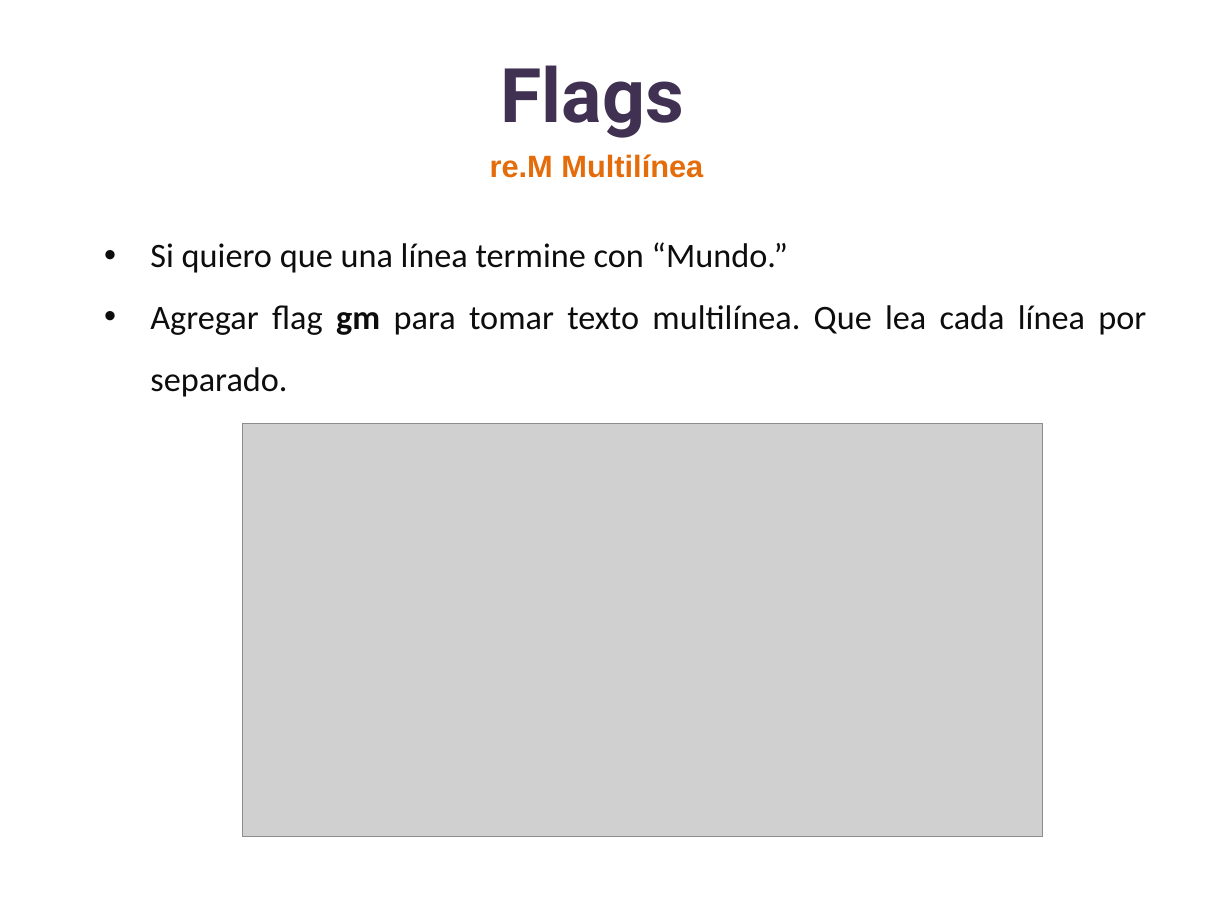
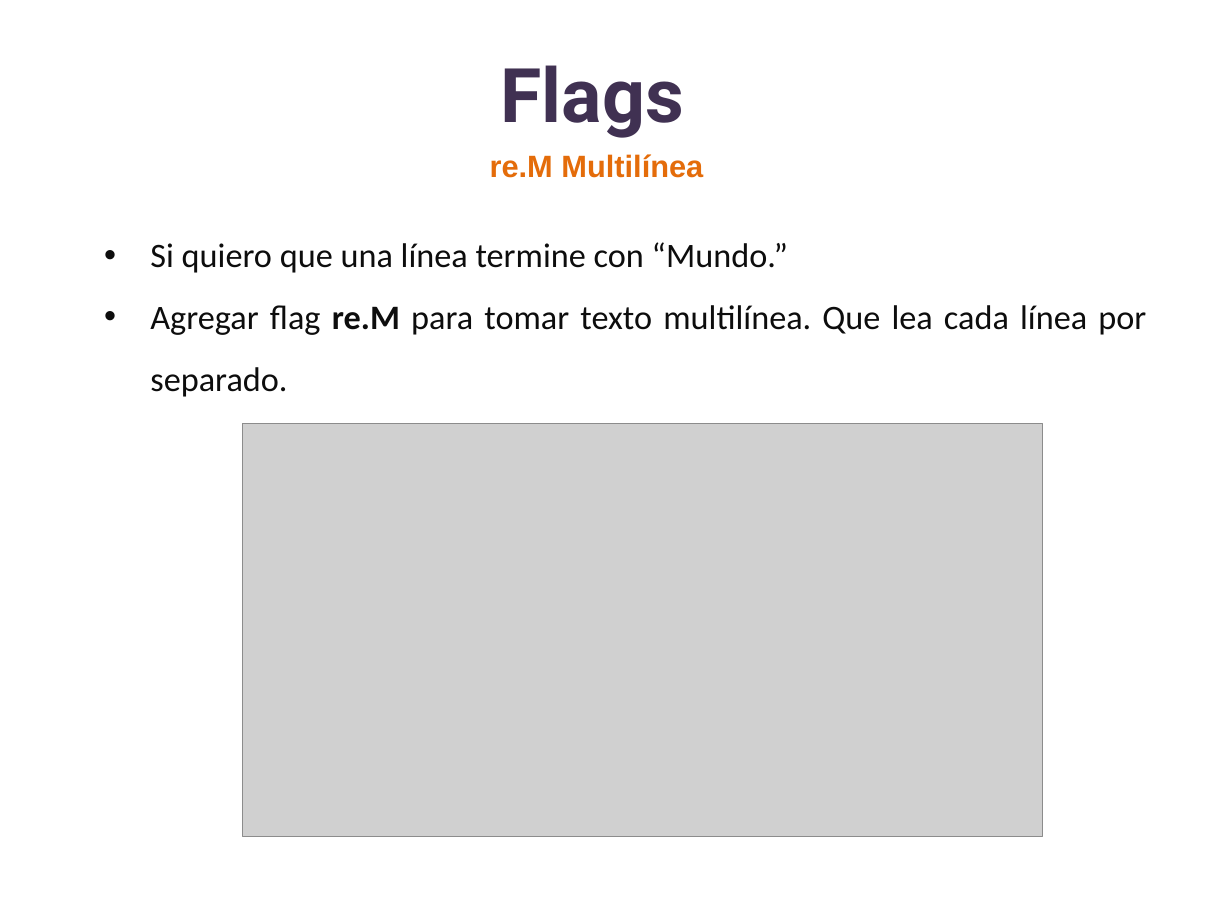
Before and after one commit to lizetheP/Analitica, a slide deck: slide 43 of Calendario2024/presentaciones/19_Modulo_re.pptx (slide 46 before the commit). Drawn at 1232x924 pixels with LibreOffice and Linux fonts; fonts in the diff are those of the drawing; grey boxes stand for pictures. Boxes give left, top, right and bottom in pixels: in the first picture for what was removed or moved away, otherwise in the second. Text is boxed around its words. In the diff, an @@ line names an element or a change of style, - is before the commit and + after.

```diff
--- a/Calendario2024/presentaciones/19_Modulo_re.pptx
+++ b/Calendario2024/presentaciones/19_Modulo_re.pptx
@@ text at box(150, 305, 1146, 397): text changed @@
-• Agregar flag gm para tomar texto multilínea. Que lea cada línea por separado.
+• Agregar flag re.M para tomar texto multilínea. Que lea cada línea por separado.
```
Also in this commit, not shown: 1 other slide changed, 3 slides removed, 9 other files.
